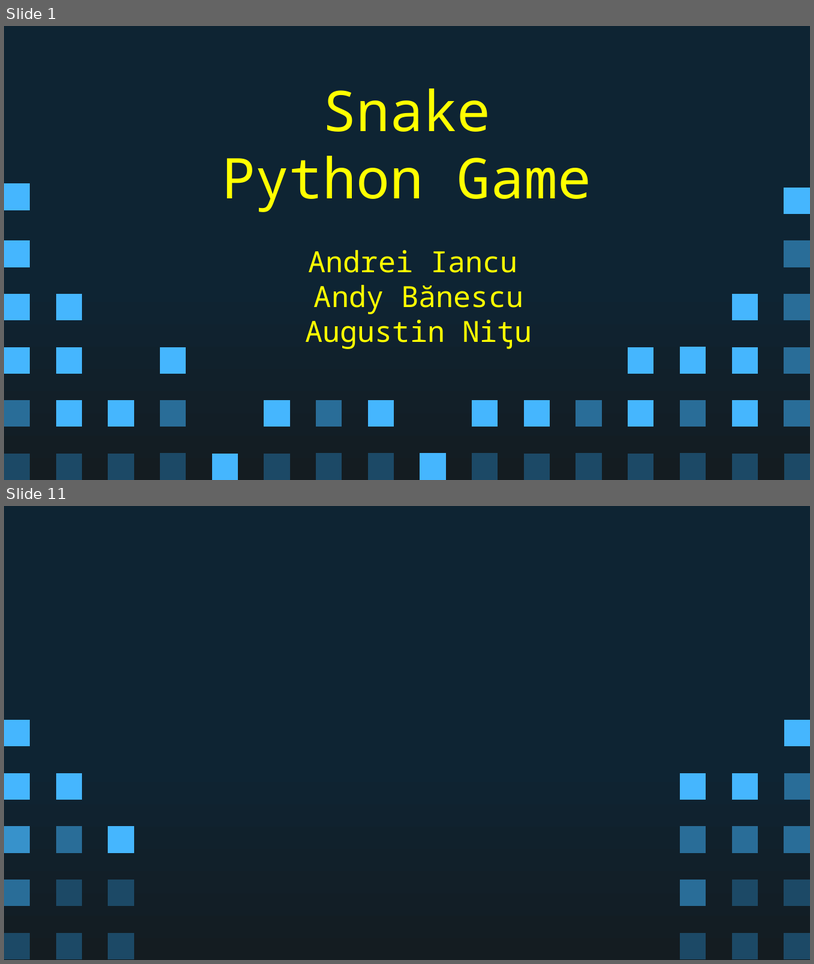
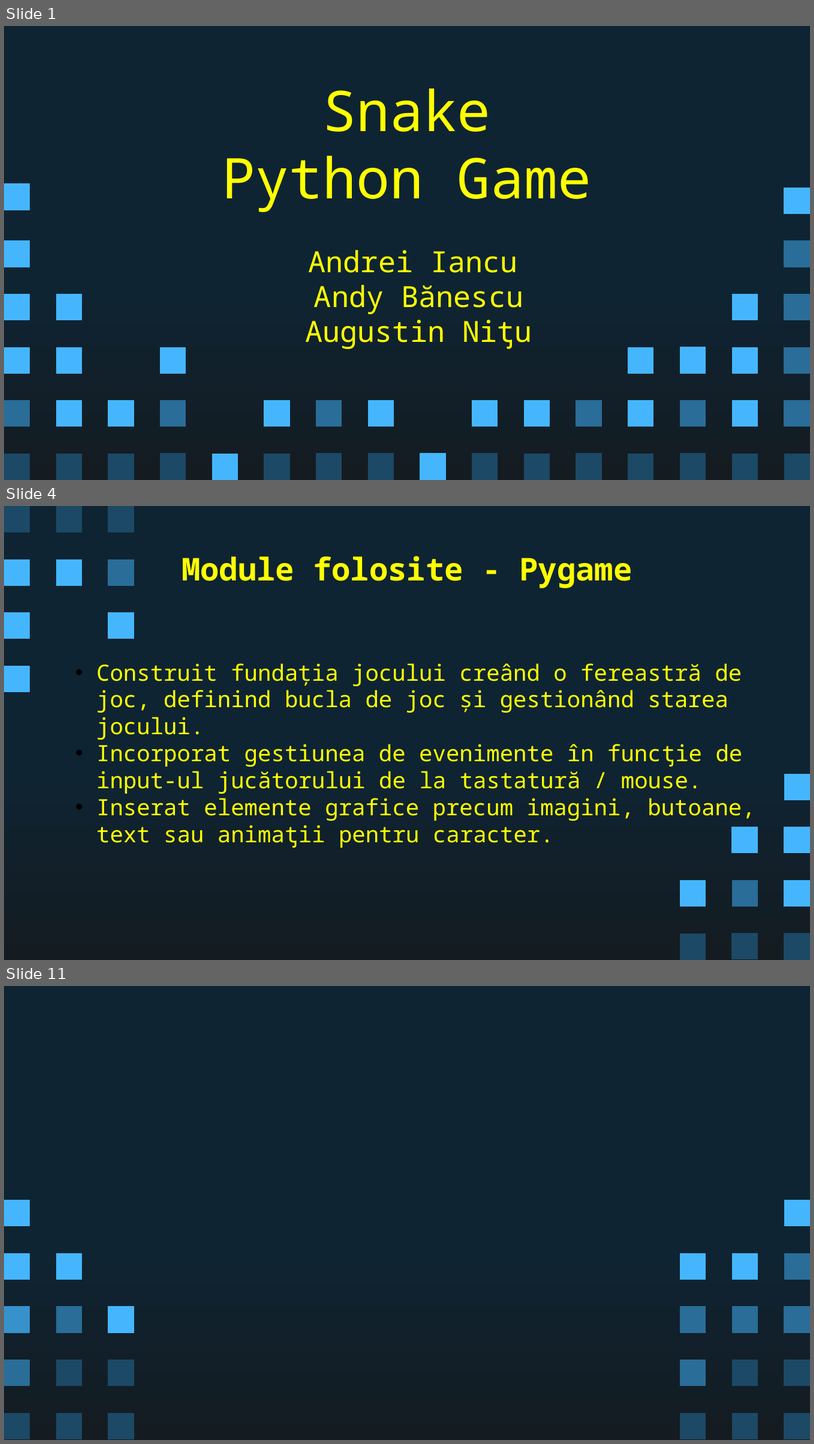
Before and after one commit to not-andrew/Python101_snake, a slide deck: Prezentare.pptx. Shown one above the other, each under a label of ours: slides 1 and 11 before the commit, slides 1, 4 and 11 after it; the slides between them are not shown. The pictures are 814x964 and 814x1444 pixels, drawn with LibreOffice and Linux fonts; fonts in the diff are those of the drawing. Boxes give left, top, right and bottom in pixels: in the first picture for what was removed or moved away, otherwise in the second. Text is boxed around its words. In the diff, an @@ line names an element or a change of style, - is before the commit and + after.

```diff
--- a/Prezentare.pptx
+++ b/Prezentare.pptx
@@ slide 4 added at <box>4,506,810,960</box>, background gradient #0E2433 to #141C21 @@
@@ freeform shape added at <box>4,506,30,532</box>, fill #1C4966 @@
@@ freeform shape added at <box>56,506,82,532</box>, fill #1C4966 @@
@@ freeform shape added at <box>108,506,134,532</box>, fill #1C4966 @@
@@ freeform shape added at <box>4,559,30,586</box>, fill #45B6FE @@
@@ freeform shape added at <box>56,559,81,586</box>, fill #45B6FE @@
@@ freeform shape added at <box>108,559,134,586</box>, fill #296D98 @@
@@ title added at <box>182,556,633,588</box>, 28 pt, text #FFFF00, bold @@
+Module folosite - Pygame
@@ freeform shape added at <box>4,612,30,639</box>, fill #45B6FE @@
@@ freeform shape added at <box>108,612,134,639</box>, fill #45B6FE @@
@@ freeform shape added at <box>4,666,30,692</box>, fill #45B6FE @@
@@ text added at <box>96,663,755,847</box>, 20 pt, text #FFFF00 @@
+    • Construit fundația jocului creând o fereastră de joc, definind bucla de joc și gestionând starea jocului.
+    • Incorporat gestiunea de evenimente în funcƫie de input-ul jucătorului de la tastatură / mouse.
+    • Inserat elemente grafice precum imagini, butoane, text sau animaƫii pentru caracter.
@@ freeform shape added at <box>785,774,810,801</box>, fill #45B6FE @@
@@ freeform shape added at <box>732,826,758,853</box>, fill #45B6FE @@
@@ freeform shape added at <box>784,827,810,853</box>, fill #45B6FE @@
@@ freeform shape added at <box>680,879,705,906</box>, fill #45B6FE @@
@@ freeform shape added at <box>732,879,758,906</box>, fill #296D98 @@
@@ freeform shape added at <box>784,879,810,906</box>, fill #45B6FE @@
@@ freeform shape added at <box>680,933,705,960</box>, fill #1C4966 @@
@@ freeform shape added at <box>732,933,758,959</box>, fill #1C4966 @@
@@ freeform shape added at <box>784,933,810,959</box>, fill #1C4966 @@
```
Also in this commit, not shown: 3 slides changed, 5 other slides added, 7 slides removed.
